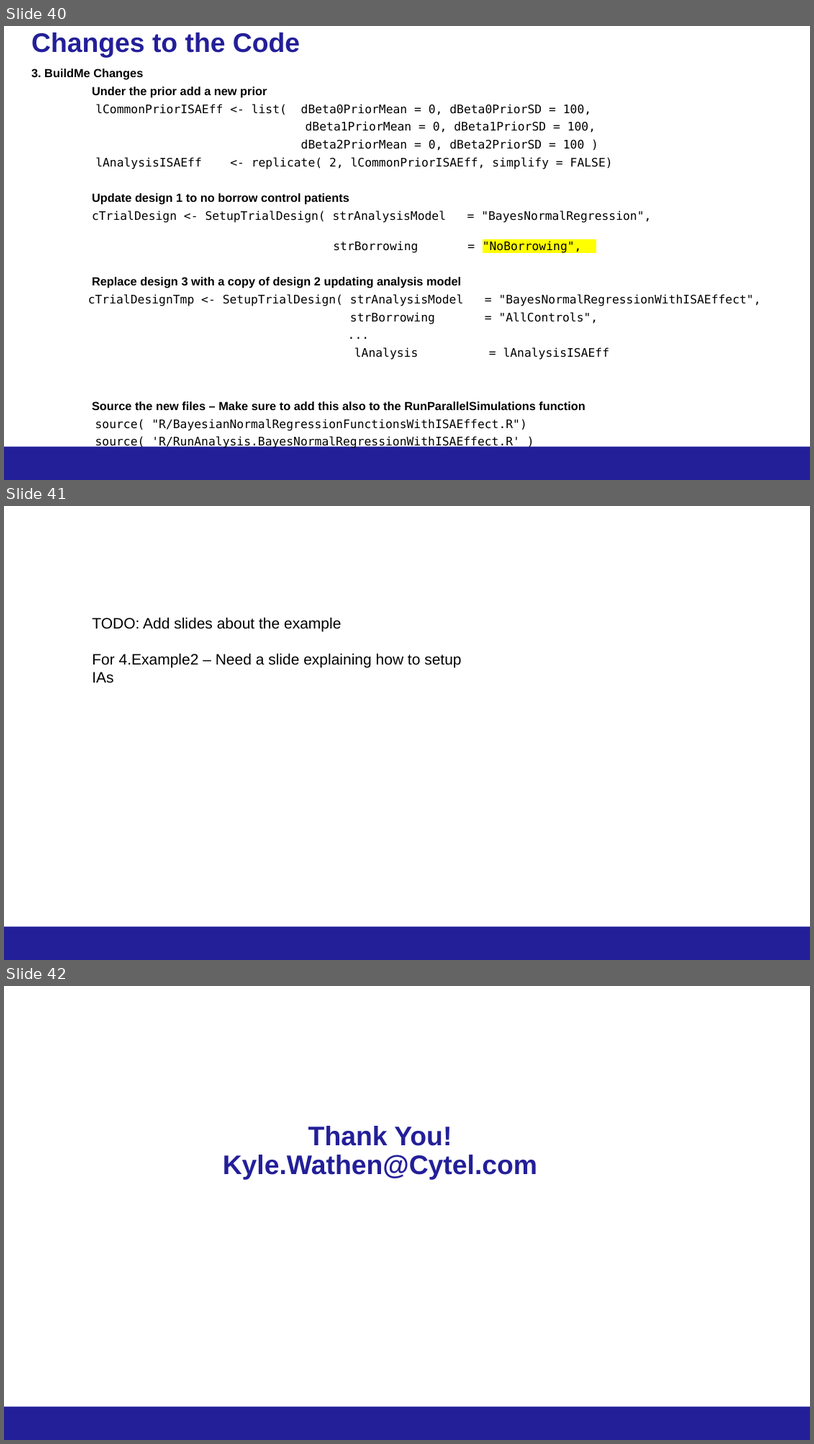
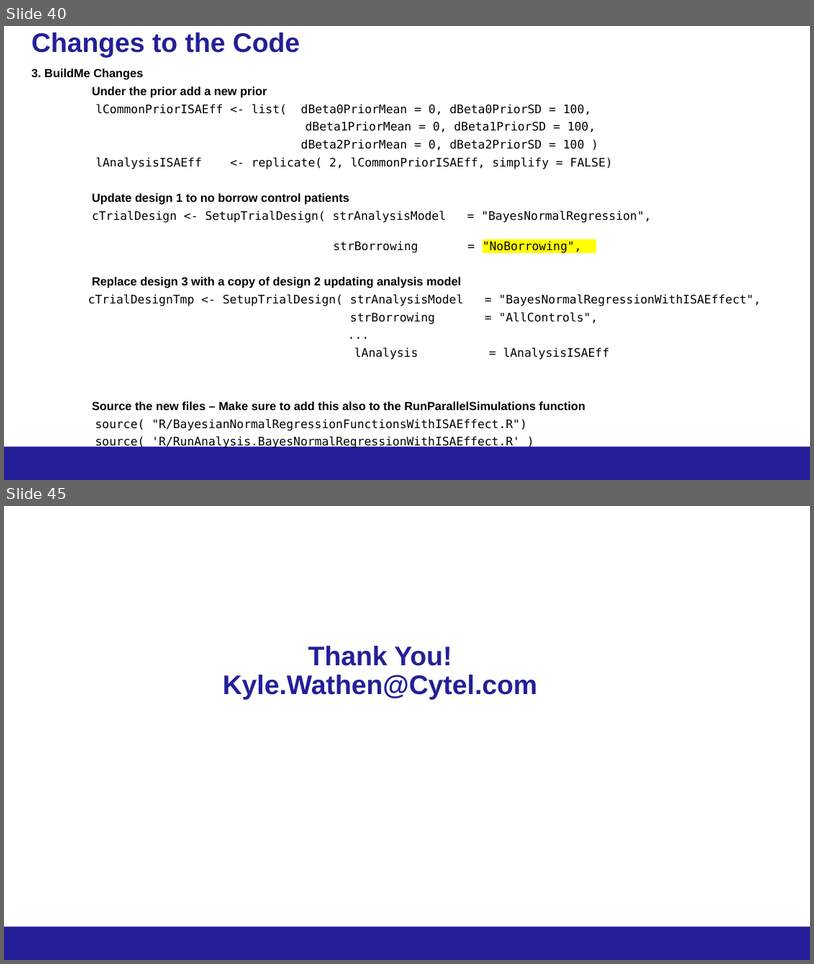
Before and after one commit to kwathen/BayesPharma2024-OCTOPUS, a slide deck: CourseMaterial/Wathen-Bayes2024ForDistribution.pptx. Shown one above the other, each under a label of ours: slides 40, 41 and 42 before the commit, slides 40 and 45 after it; the slides between them are not shown. The pictures are 814x1444 and 814x964 pixels, drawn with LibreOffice and Linux fonts; fonts in the diff are those of the drawing; background and template pictures are left out. Boxes give left, top, right and bottom in pixels: in the first picture for what was removed or moved away, otherwise in the second. Text is boxed around its words. In the diff, an @@ line names an element or a change of style, - is before the commit and + after.

```diff
--- a/CourseMaterial/Wathen-Bayes2024ForDistribution.pptx
+++ b/CourseMaterial/Wathen-Bayes2024ForDistribution.pptx
@@ slide 41 removed at [4, 506, 810, 960], background #FFFFFF; not listed: 1 template element that a slide beside it also shows @@
@@ text removed at [92, 617, 461, 683] @@
-TODO: Add slides about the example
-For 4.Example2 – Need a slide explaining how to setup IAs
@@ page number removed at [618, 932, 800, 955] @@
-41
@@ what was slide 42 is now slide 45 @@
```
Also in this commit, not shown: 6 slides changed, 3 slides added, 42 other files.
